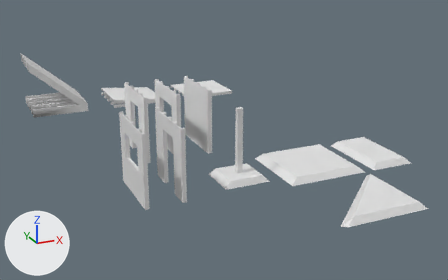
A saved change to the Blender file Assets/BlendFiles/WoodenBuildingParts.blend.
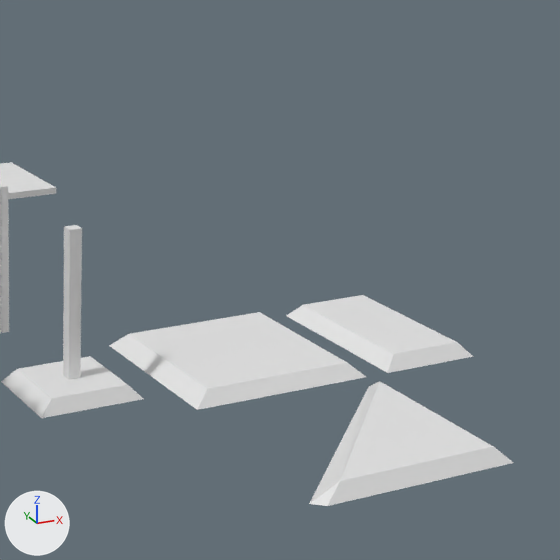
Each version is shown whole from a 50 mm lens placed at (-14.13, -29.19, 13.74), pointed at (1.74, 5.84, 0.0), then close up on the part from 46% to 100% of the width and 4% to 89% of the height. The lights are fixed; the arrows at lower left show +X, +Y and +Z.

The first close-up shows 'Beam', 'Floor1x1Col', 'Floor1x2Col', 'Floor2x245Col', 'Floor2x2Col', 'WoodenFloorFlat', 'WoodenWall1'.
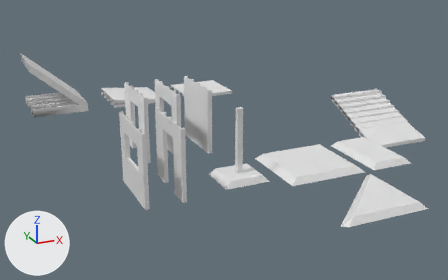
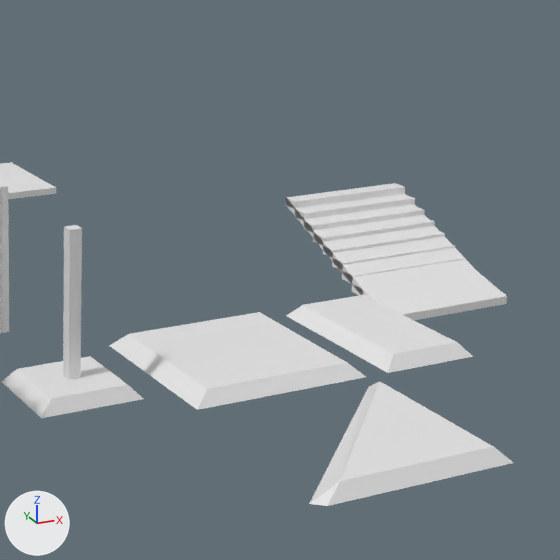
The change, as a list of edits to the scene's bpy script:
```text
Add me_cube_027:
    me_cube_027.from_pydata([(-2.0, -2.01, 0.18), (-2.0, -2.01, 0.42), (-2.0, 1.99, 1.82), (-2.0, 1.99, 2.06), (2.0, -2.01, 0.18), (2.0, -2.01, 0.42), (2.0, 1.99, 1.82), (2.0, 1.99, 2.06), (-2.0, -3.35, -0.18), (-2.0, -3.35, 0.06), (2.0, -3.35, -0.18), (2.0, -3.35, 0.06)], [], [(0, 1, 3, 2), (2, 3, 7, 6), (6, 7, 5, 4), (4, 5, 1, 0), (2, 6, 4, 0), (7, 3, 1, 5), (5, 4, 10, 11), (0, 1, 9, 8), (1, 5, 11, 9), (8, 9, 11, 10), (0, 8, 10, 4)])
Add me_cube_022:
    me_cube_022.from_pydata(...)  # a box spanning x -2.0..2.0, y -2.01..-1.51, z 0.18..0.42
Add ob_stepscoll:
    ob_stepscoll = bpy.data.objects.new('StepsColl', me_cube_027)
    ob_stepscoll.location = (12.0, 4.0, 0.0)
Add ob_steps:
    ob_steps = bpy.data.objects.new('Steps', me_cube_022)
    ob_steps.location = (12.0, 4.0, 0.0)
    _m = ob_steps.modifiers.new('Array', 'ARRAY')
    _m.count = 8
    _m.relative_offset_displace = (0.0, 1.0, 1.0)
```

Changed parts and their boxes [x1, y1, x2, y2] in the close-ups (560 x 560 px):
'StepsColl', added
    after: [286, 193, 507, 320]
'Steps', added
    after: [286, 183, 466, 295]
